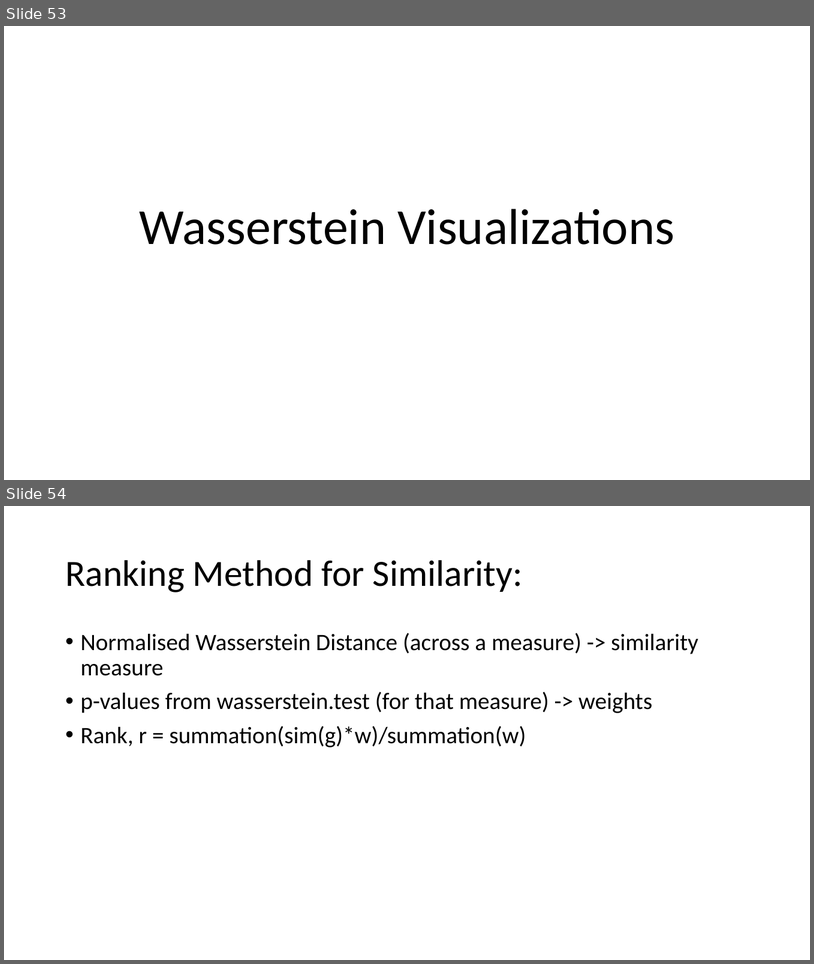
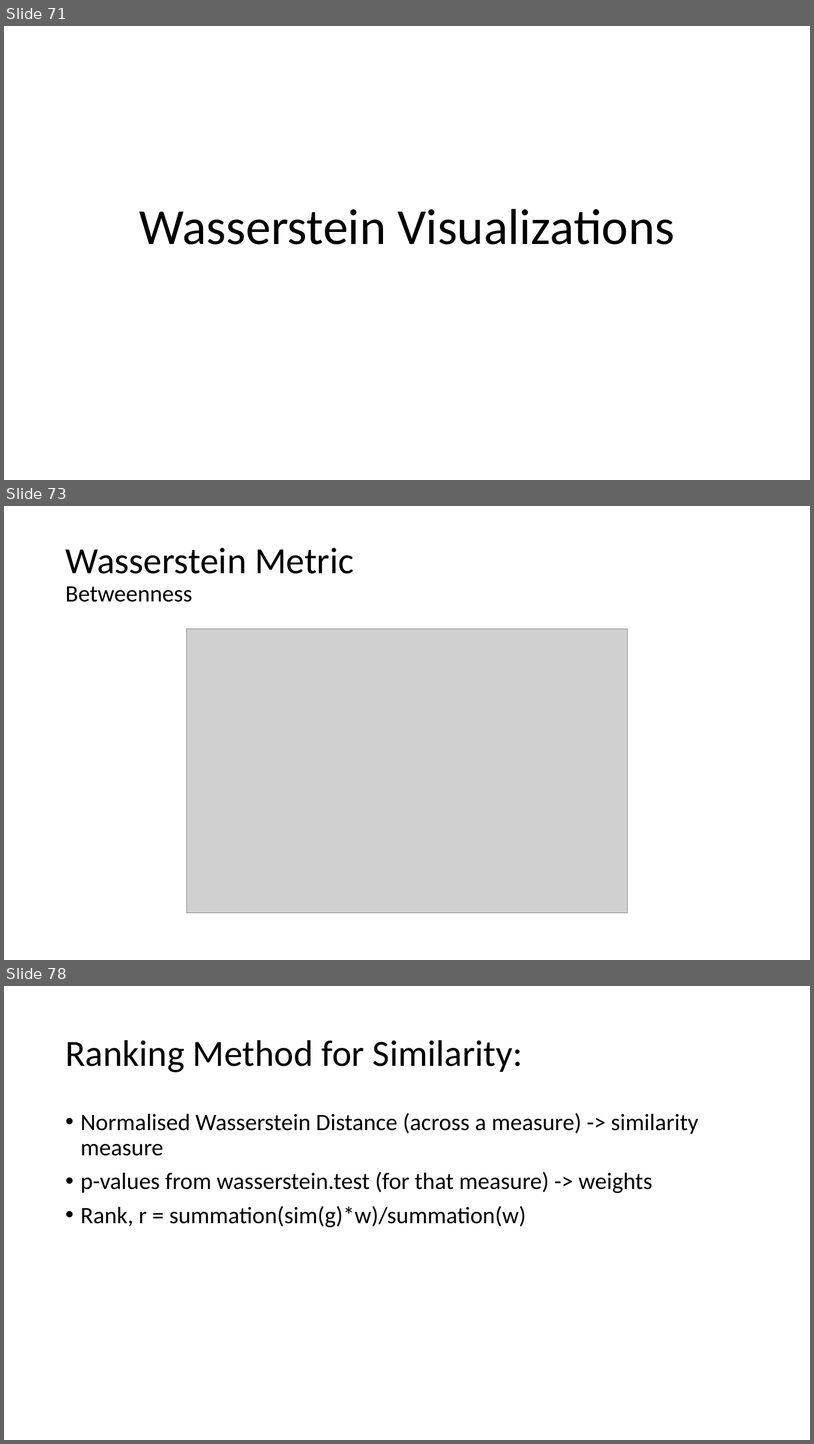
Before and after one commit to AtrayeeNeog/Visualization_2019-20, a slide deck: Documentation/Presentation/Project_Presentation_v3.pptx. Shown one above the other, each under a label of ours: slides 53 and 54 before the commit, slides 71, 73 and 78 after it; the slides between them are not shown. The pictures are 814x964 and 814x1444 pixels, drawn with LibreOffice and Linux fonts; fonts in the diff are those of the drawing; grey boxes stand for pictures. Boxes give left, top, right and bottom in pixels: in the first picture for what was removed or moved away, otherwise in the second. Text is boxed around its words. In the diff, an @@ line names an element or a change of style, - is before the commit and + after.

```diff
--- a/Documentation/Presentation/Project_Presentation_v3.pptx
+++ b/Documentation/Presentation/Project_Presentation_v3.pptx
@@ slide 73 added at <box>4,506,810,960</box>, background #FFFFFF @@
@@ title added at <box>65,547,354,602</box>, 44 pt, text #000000 @@
+Wasserstein Metric
+Betweenness
@@ picture added at <box>186,629,628,913</box> @@
@@ what was slide 53 is now slide 71 @@
@@ what was slide 54 is now slide 78 @@
```
Also in this commit, not shown: 1 slide changed, 23 other slides added.
